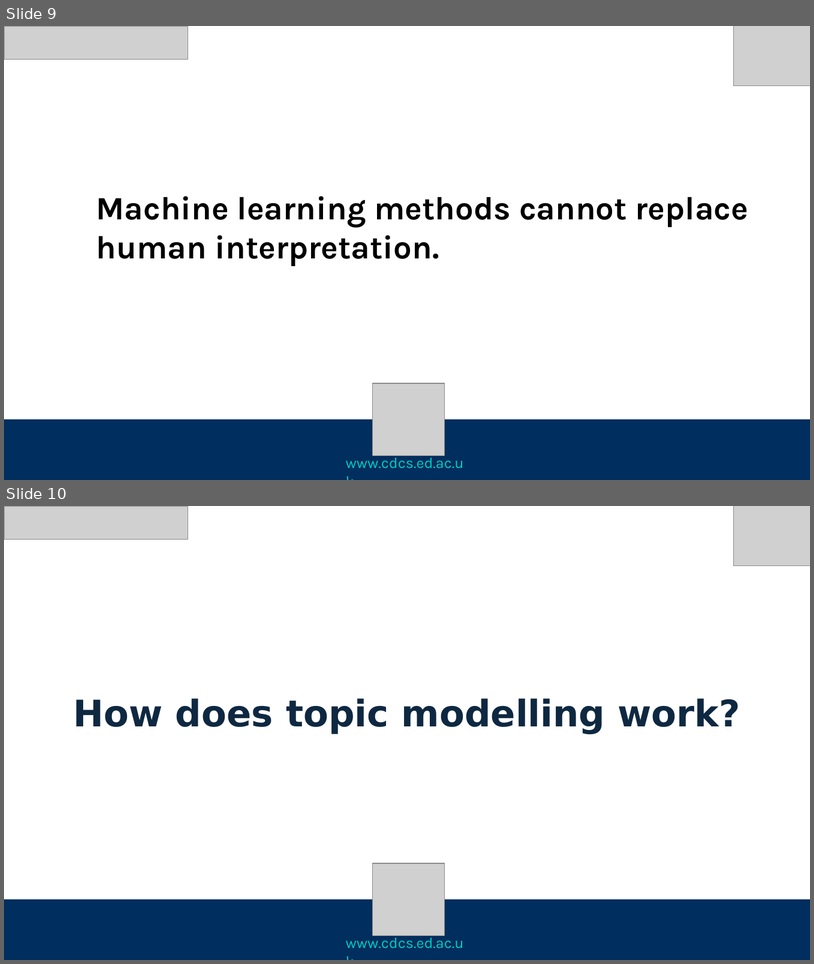
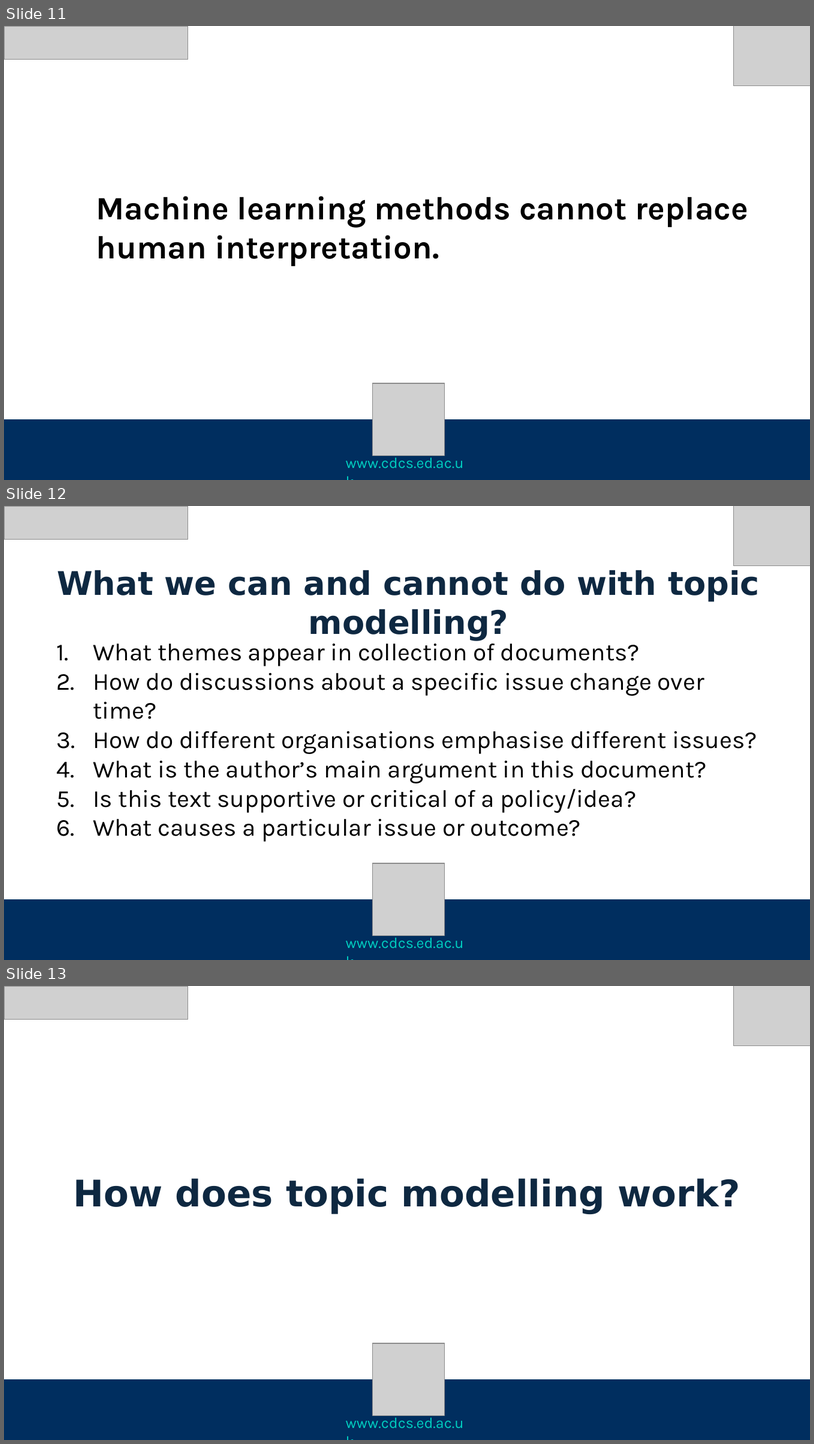
Before and after one commit to DCS-training/TopicModellingBert, a slide deck: Slides/TopicModelingBERT_W1_JL.pptx. Shown one above the other, each under a label of ours: slides 9 and 10 before the commit, slides 11, 12 and 13 after it. The pictures are 814x964 and 814x1444 pixels, drawn with LibreOffice and Linux fonts; fonts in the diff are those of the drawing; grey boxes stand for pictures. Boxes give left, top, right and bottom in pixels: in the first picture for what was removed or moved away, otherwise in the second. Text is boxed around its words. In the diff, an @@ line names an element or a change of style, - is before the commit and + after.

```diff
--- a/Slides/TopicModelingBERT_W1_JL.pptx
+++ b/Slides/TopicModelingBERT_W1_JL.pptx
@@ slide 12 added at (4, 506, 810, 960), background #FFFFFF @@
@@ picture added at (4, 506, 188, 539) @@
@@ picture added at (734, 506, 810, 566) @@
@@ text added at (57, 570, 760, 640), 32 pt, text #0E2841, bold @@
+What we can and cannot do with topic modelling?
@@ text added at (93, 638, 758, 841), 24 pt, text #000000 @@
+1. What themes appear in collection of documents?
+2. How do discussions about a specific issue change over time?
+3. How do different organisations emphasise different issues?
+4. What is the author’s main argument in this document?
+5. Is this text supportive or critical of a policy/idea?
+6. What causes a particular issue or outcome?
@@ picture added at (373, 863, 445, 936) @@
@@ rectangle added at (4, 899, 810, 960), fill #002E5F @@
@@ text added at (346, 934, 464, 948), 14.9 pt, text #00CEC0 @@
+www.cdcs.ed.ac.uk
@@ what was slide 9 is now slide 11 @@
@@ what was slide 10 is now slide 13 @@
```
Also in this commit, not shown: 10 slides changed, 7 other slides added, 1 slide removed, 2 other files.
